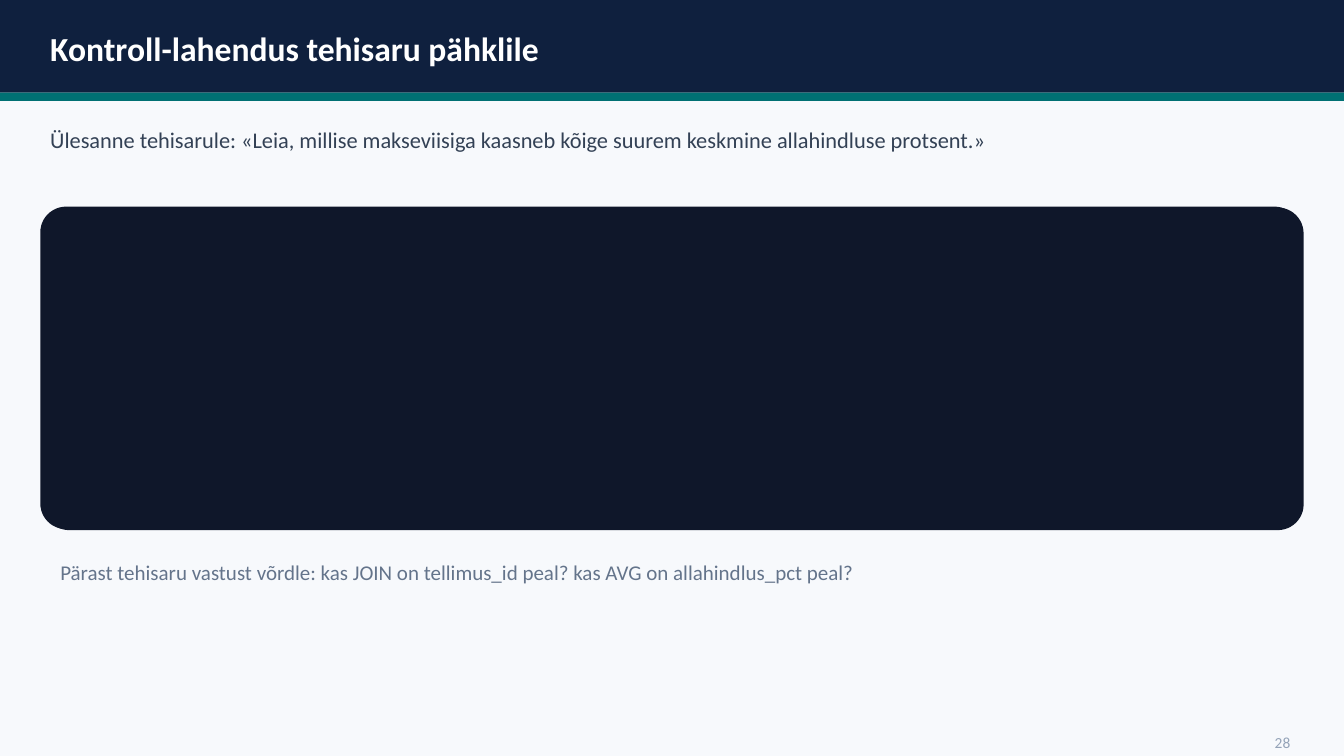
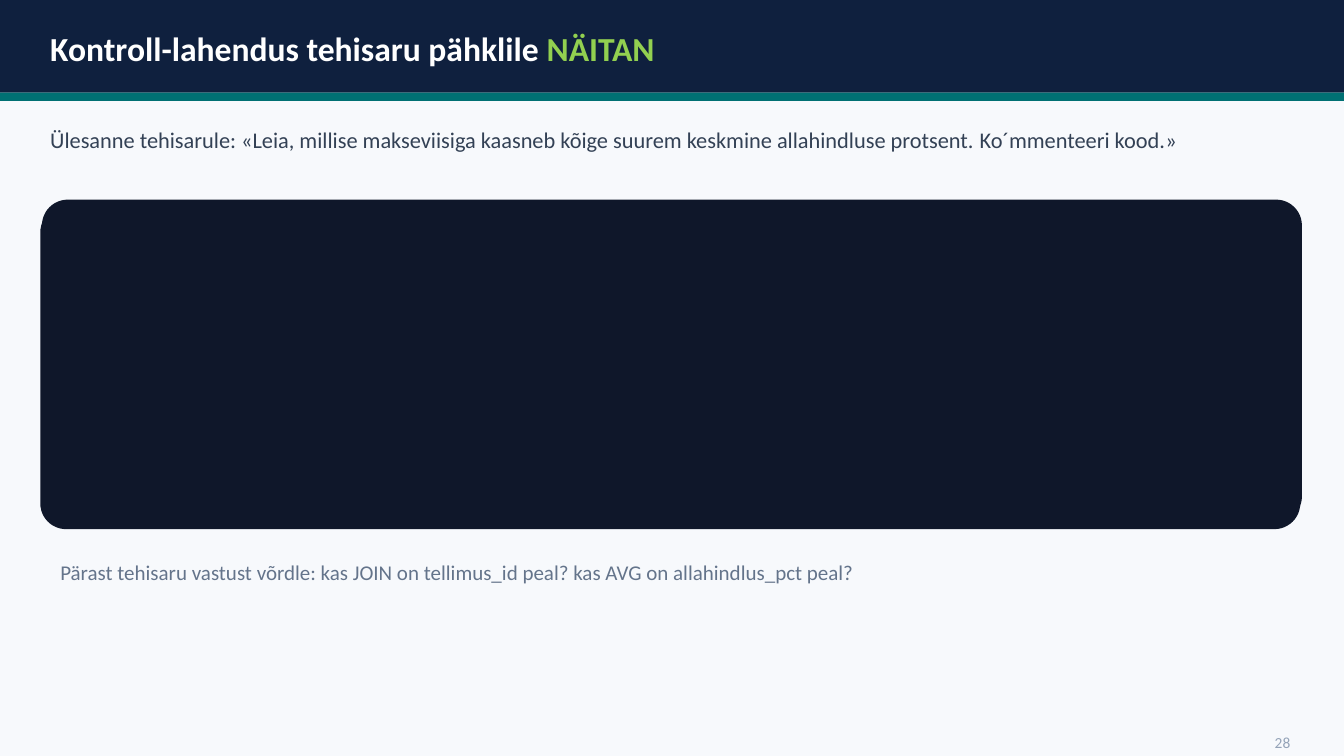
Before and after one commit to emilieabel/andmetarkus, a slide deck: slide 28 of Materjalid/Day8 SQL/8-paev-andmetarkus-esitlus.pptx (slide 21 before the commit). Drawn at 1344x756 pixels with LibreOffice and Linux fonts; fonts in the diff are those of the drawing. Boxes give left, top, right and bottom in pixels: in the first picture for what was removed or moved away, otherwise in the second. Text is boxed around its words. In the diff, an @@ line names an element or a change of style, - is before the commit and + after.

```diff
--- a/Materjalid/Day8 SQL/8-paev-andmetarkus-esitlus.pptx
+++ b/Materjalid/Day8 SQL/8-paev-andmetarkus-esitlus.pptx
@@ text at bbox=[50, 34, 655, 67]: text changed @@
-Kontroll-lahendus tehisaru pähklile
+Kontroll-lahendus tehisaru pähklile NÄITAN
@@ text at bbox=[50, 130, 1177, 152]: text changed @@
-Ülesanne tehisarule: «Leia, millise makseviisiga kaasneb kõige suurem keskmine allahindluse protsent.»
+Ülesanne tehisarule: «Leia, millise makseviisiga kaasneb kõige suurem keskmine allahindluse protsent. Ko´mmenteeri kood.»
@@ rounded rectangle: place and size @@
-rounded rectangle at bbox=[43, 208, 1304, 530]
+rounded rectangle at bbox=[42, 200, 1303, 522]
```
Also in this commit, not shown: 17 other slides changed, 20 slides added, 5 slides removed, 7 other files.
